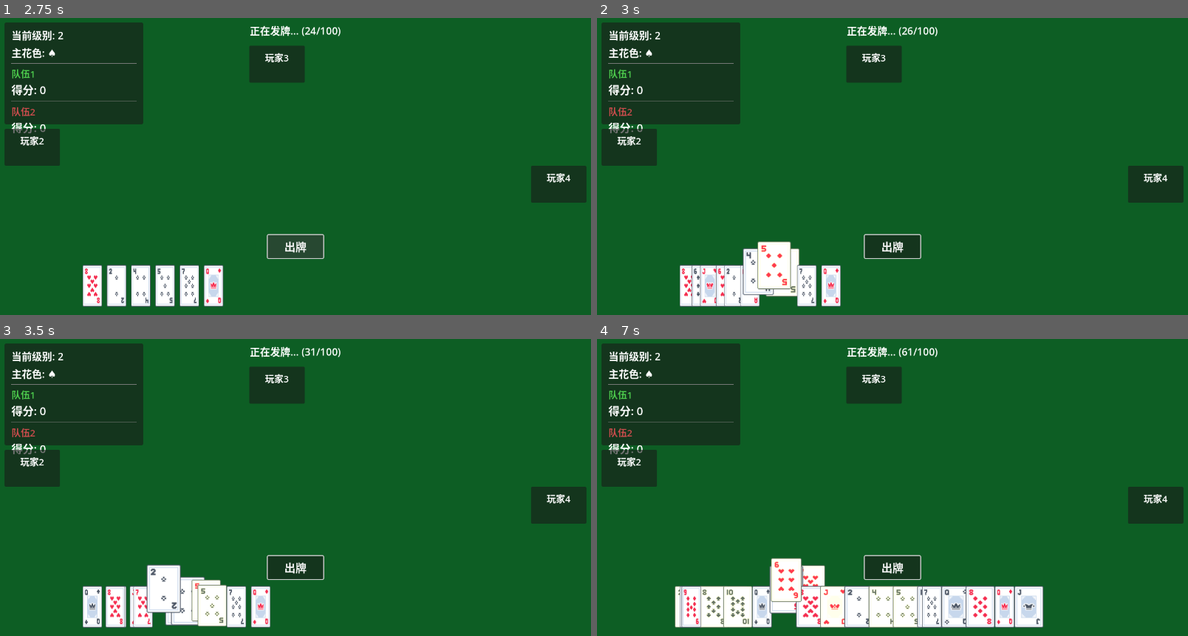
Above: before the commit, frames 1-4 (two rows, left to right).
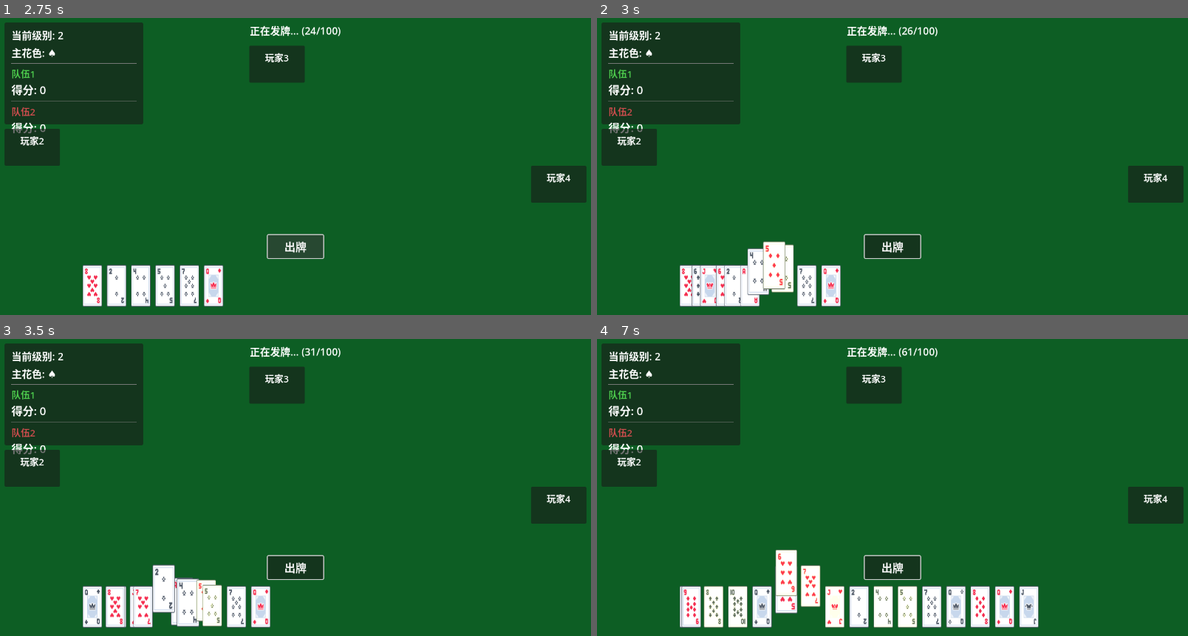
Above: after the commit, the same moments.

Repository: Eda-1121/Video-game-development
Game: Godot game, scene res://scenes/main.tscn
Same seed, same stepped clock (60 frames per second), same inputs: the game is played once before the commit and once after it.
Inputs (mouse positions are in pixels of both pictures, inside the frame that each line leads up to):
- Up to frame 1 (2.75 s): click "出牌" at 0.5 s; click "出牌" at 1.25 s; click "出牌" at 2 s
- Up to frame 2 (3 s): tap Enter at 2.75 s; move the mouse to (750, 285) at 2.77 s; click (750, 285) at 2.92 s
- Up to frame 3 (3.5 s): no input
- Up to frame 4 (7 s): move the mouse to (768, 600) at 3.52 s; click (768, 600) at 3.67 s; move the mouse to (750, 606) at 4.27 s; click (750, 606) at 4.42 s; move the mouse to (679, 606) at 5.02 s; click (679, 606) at 5.17 s; move the mouse to (703, 606) at 5.77 s; click (703, 606) at 5.92 s; move the mouse to (780, 606) at 6.52 s; click (780, 606) at 6.67 s

Frame 1 is identical in both runs. In frame 2, 0.7% of the frame differs, in the area x 24-35%, y 75-94%; in frame 3, 1.0%; in frame 4, 4.0%, in the area x 13-76%, y 70-98%.

Commit message:
修复卡牌比例问题，保持图片宽高比不变
- 修改hover_effect：对self进行缩放而不是sprite
- 修改unhover_effect：恢复self.scale为1.0而不是修改sprite.scale
- sprite.scale保持CARD_SCALE不变，只在初始化时设置
- hover缩放通过self.scale实现，最终显示 = sprite.scale * self.scale
- 这样sprite的宽高比永远保持不变，避免图片变形

🤖 Generated with [Claude Code](https://claude.com/claude-code)

Co-Authored-By: Claude <noreply@anthropic.com>

Diff:
--- a/扑克牌游戏-升级/scripts/card.gd
+++ b/扑克牌游戏-升级/scripts/card.gd
@@ -255,9 +255,8 @@
 	var target_y = original_position.y - base_offset - HOVER_HEIGHT
 
 	tween.tween_property(self, "position:y", target_y, 0.2)
-	# 在卡牌基础缩放上再应用hover缩放
-	var hover_scale = CARD_SCALE * HOVER_SCALE
-	tween.tween_property(sprite, "scale", Vector2(hover_scale, hover_scale), 0.2)
+	# 对整个Card节点进行缩放，而不是sprite
+	tween.tween_property(self, "scale", Vector2(HOVER_SCALE, HOVER_SCALE), 0.2)
 
 	# 动画完成后，如果不再悬停则恢复z_index
 	tween.finished.connect(func():
@@ -290,8 +289,8 @@
 	var target_y = original_position.y - base_offset
 
 	tween.tween_property(self, "position:y", target_y, 0.2)
-	# 恢复到卡牌基础缩放
-	tween.tween_property(sprite, "scale", Vector2(CARD_SCALE, CARD_SCALE), 0.2)
+	# 恢复Card节点的缩放为1.0（sprite自身保持CARD_SCALE）
+	tween.tween_property(self, "scale", Vector2(1.0, 1.0), 0.2)
 # ============================================
 # 选中状态
 # ============================================
